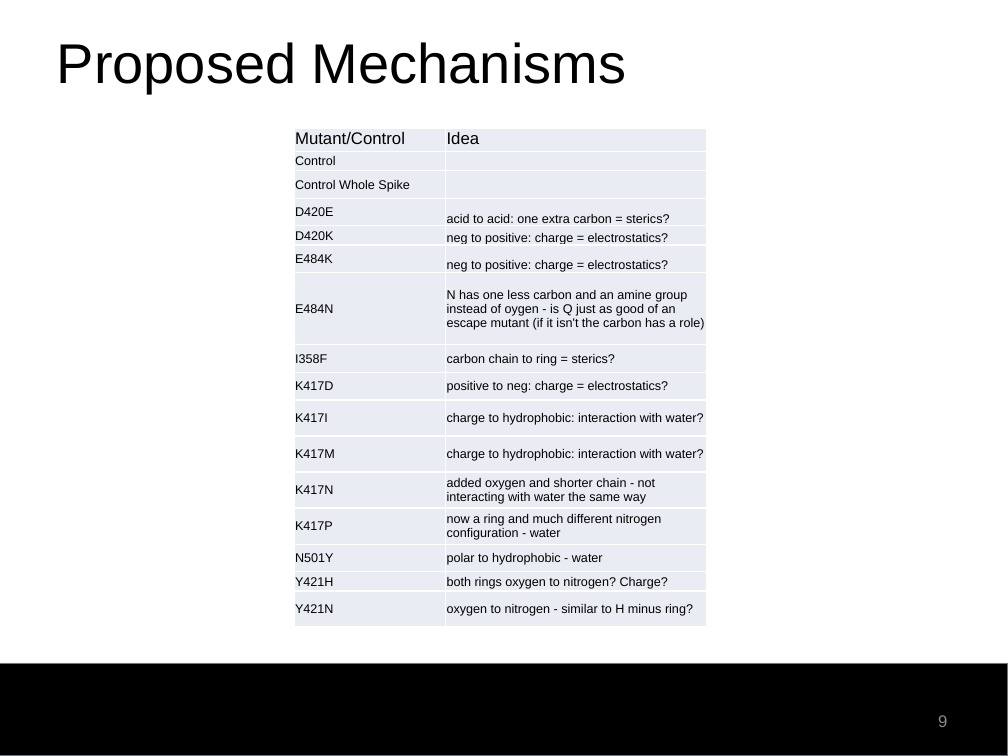
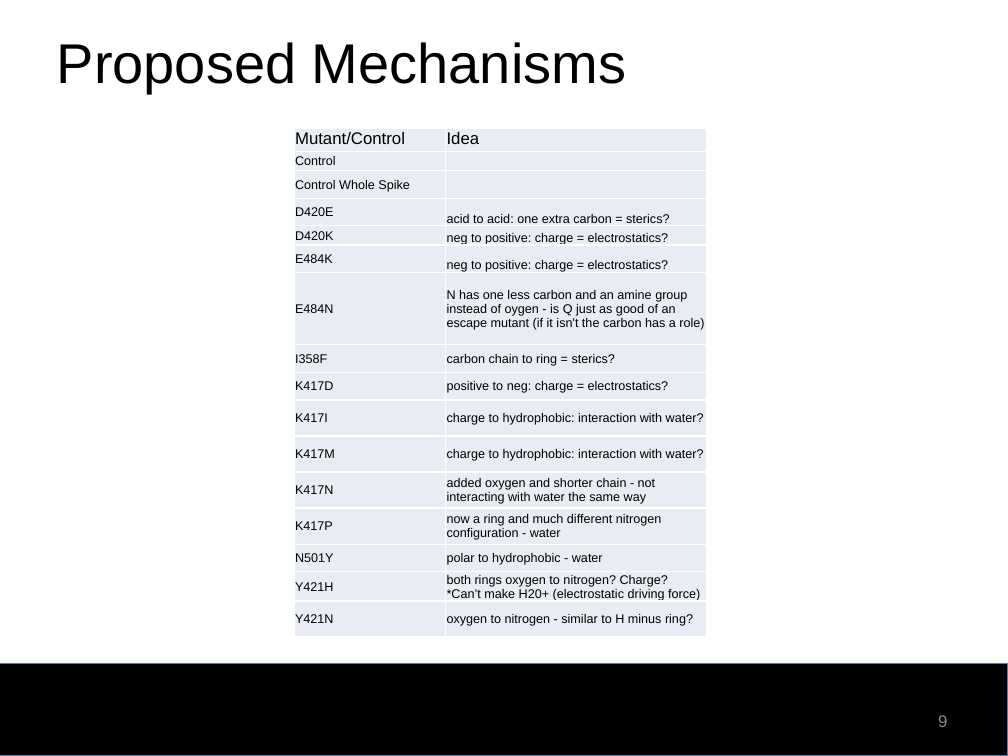
Before and after one commit to emilyrrhodes/labpresentations, a slide deck: slide 9 of 2021.02.26_OneOnOneUpdates.pptx. Drawn at 1008x756 pixels with LibreOffice and Linux fonts; fonts in the diff are those of the drawing; background and template pictures are left out. Boxes give left, top, right and bottom in pixels: in the first picture for what was removed or moved away, otherwise in the second. Text is boxed around its words. In the diff, an @@ line names an element or a change of style, - is before the commit and + after.

Commit message:
New presentations.

```diff
--- a/2021.02.26_OneOnOneUpdates.pptx
+++ b/2021.02.26_OneOnOneUpdates.pptx
@@ table at bbox=[294, 129, 707, 640] @@
-row 15, column 2: both rings oxygen to nitrogen? Charge?
+row 15, column 2: both rings oxygen to nitrogen? Charge? *Can’t make H20+ (electrostatic driving force)
```
Also in this commit, not shown: 2 other slides changed, 1 other file.
